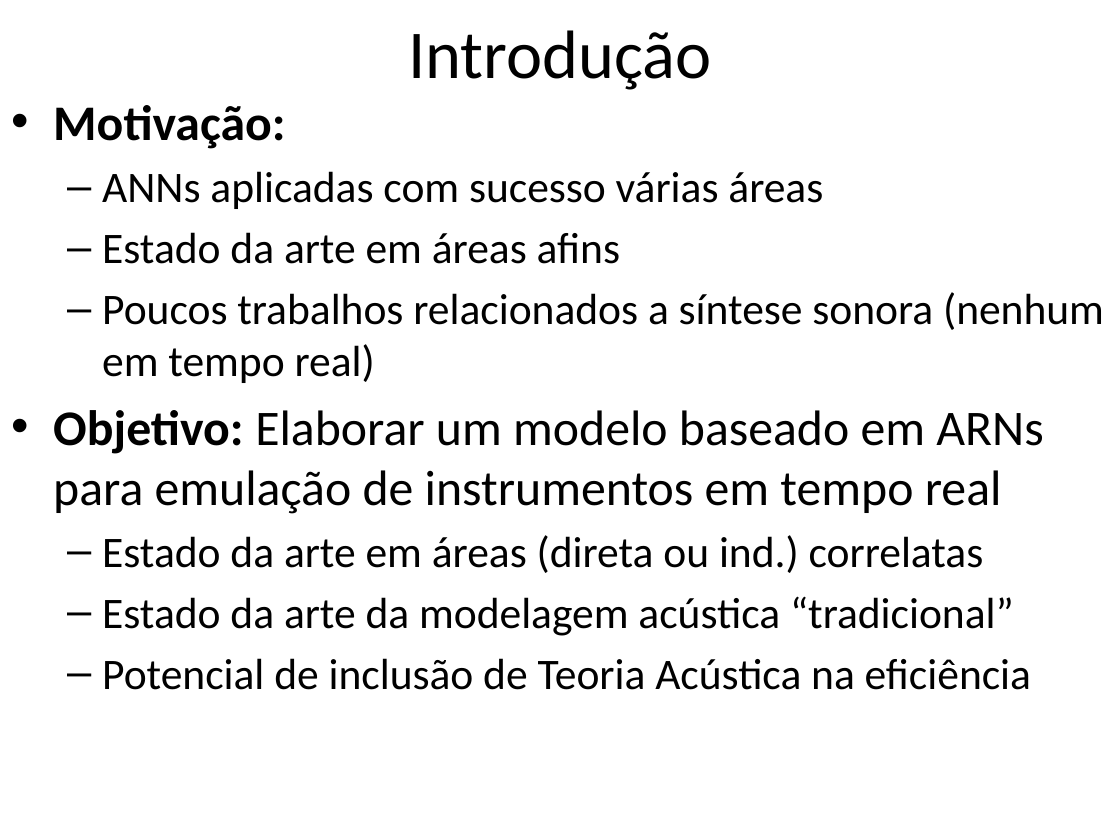
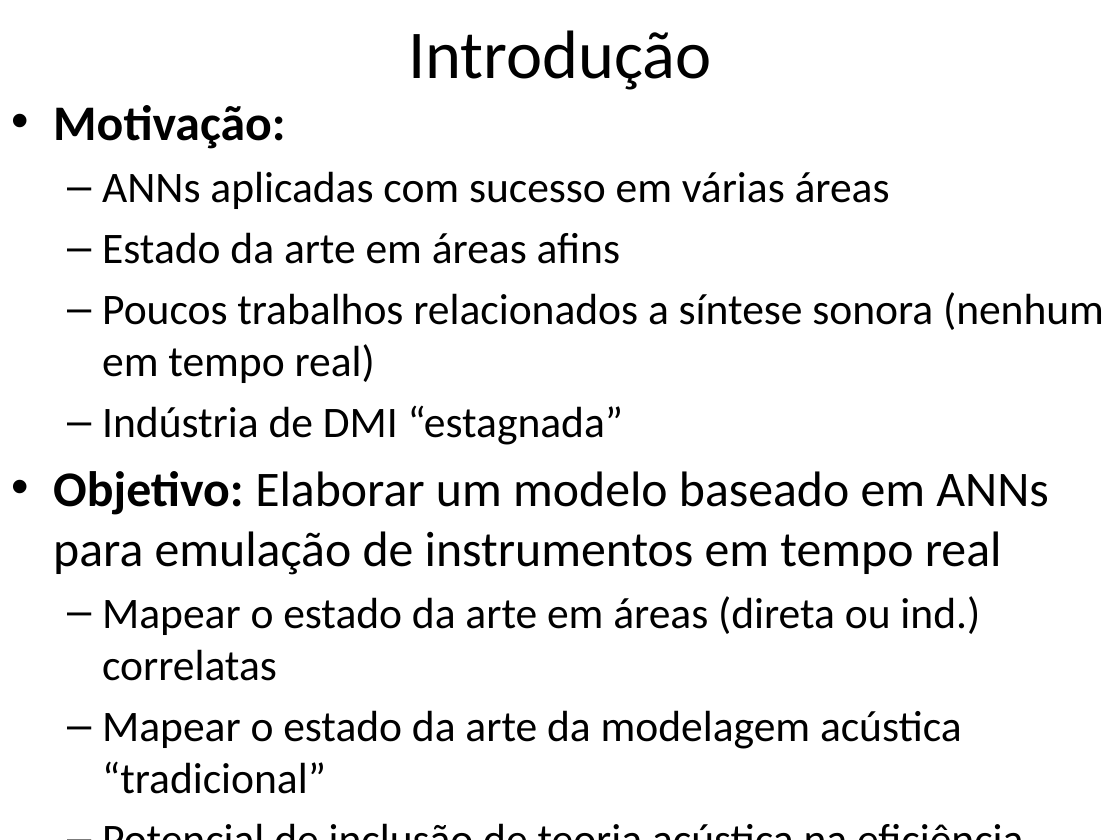
Before and after one commit to tesserato/tesserato.github.io, a slide deck: slide 2 of ApresentaçãoQualificação.pptx. Drawn at 1120x840 pixels with LibreOffice and Linux fonts; fonts in the diff are those of the drawing. Boxes give left, top, right and bottom in pixels: in the first picture for what was removed or moved away, otherwise in the second. Text is boxed around its words. In the diff, an @@ line names an element or a change of style, - is before the commit and + after.

```diff
--- a/ApresentaçãoQualificação.pptx
+++ b/ApresentaçãoQualificação.pptx
@@ text at (102,171,890,209): text changed @@
-  – ANNs aplicadas com sucesso várias áreas
+  – ANNs aplicadas com sucesso em várias áreas
@@ text at (53,405,1049,794): text changed @@
-• Objetivo: Elaborar um modelo baseado em ARNs para emulação de instrumentos em tempo real
-  – Estado da arte em áreas (direta ou ind.) correlatas
-  – Estado da arte da modelagem acústica “tradicional”
-  – Potencial de inclusão de Teoria Acústica na eficiência
+  – Indústria de DMI “estagnada”
+• Objetivo: Elaborar um modelo baseado em ANNs para emulação de instrumentos em tempo real
+  – Mapear o estado da arte em áreas (direta ou ind.) correlatas
+  – Mapear o estado da arte da modelagem acústica “tradicional”
+  – Potencial de inclusão de teoria acústica na eficiência
```
Also in this commit, not shown: 4 other slides changed, 4 slides added, 1 other file.
